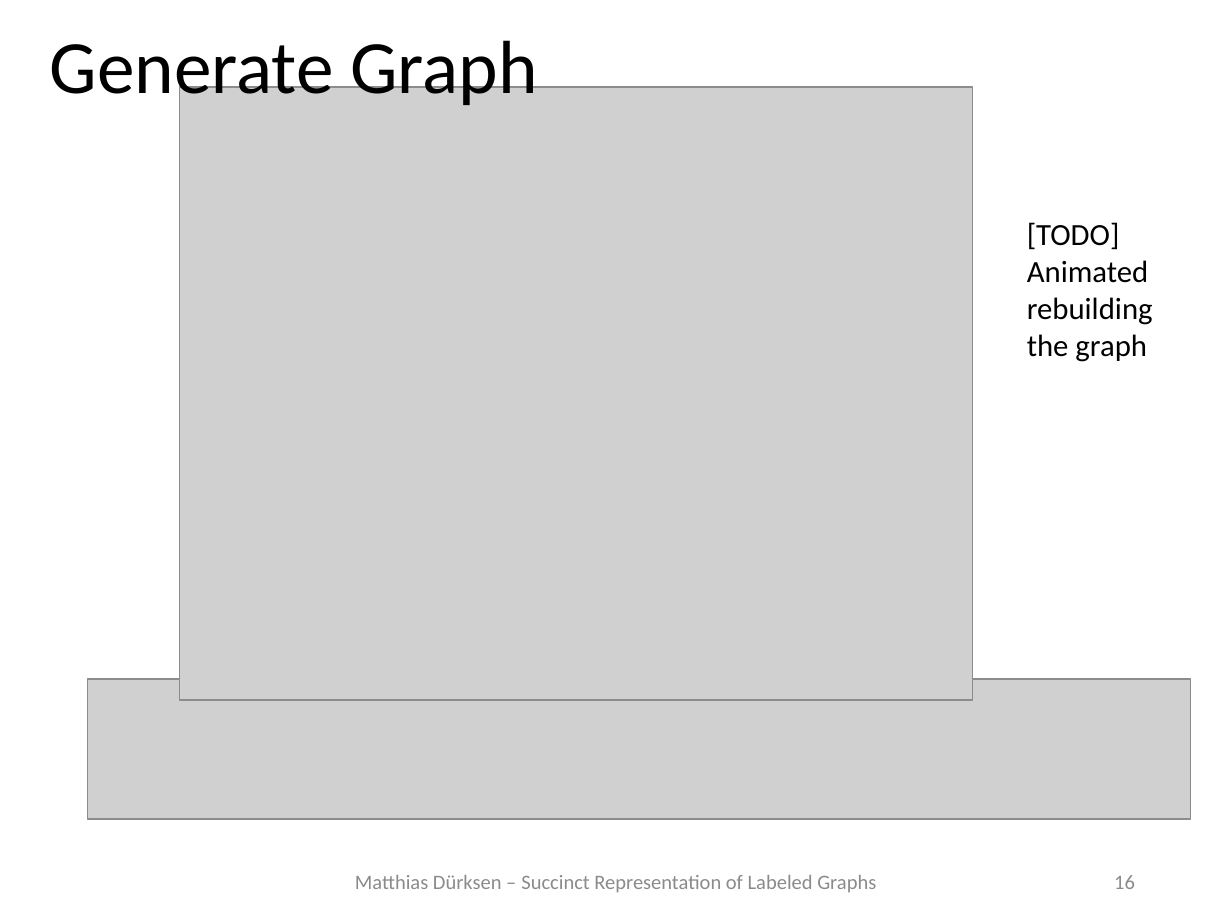
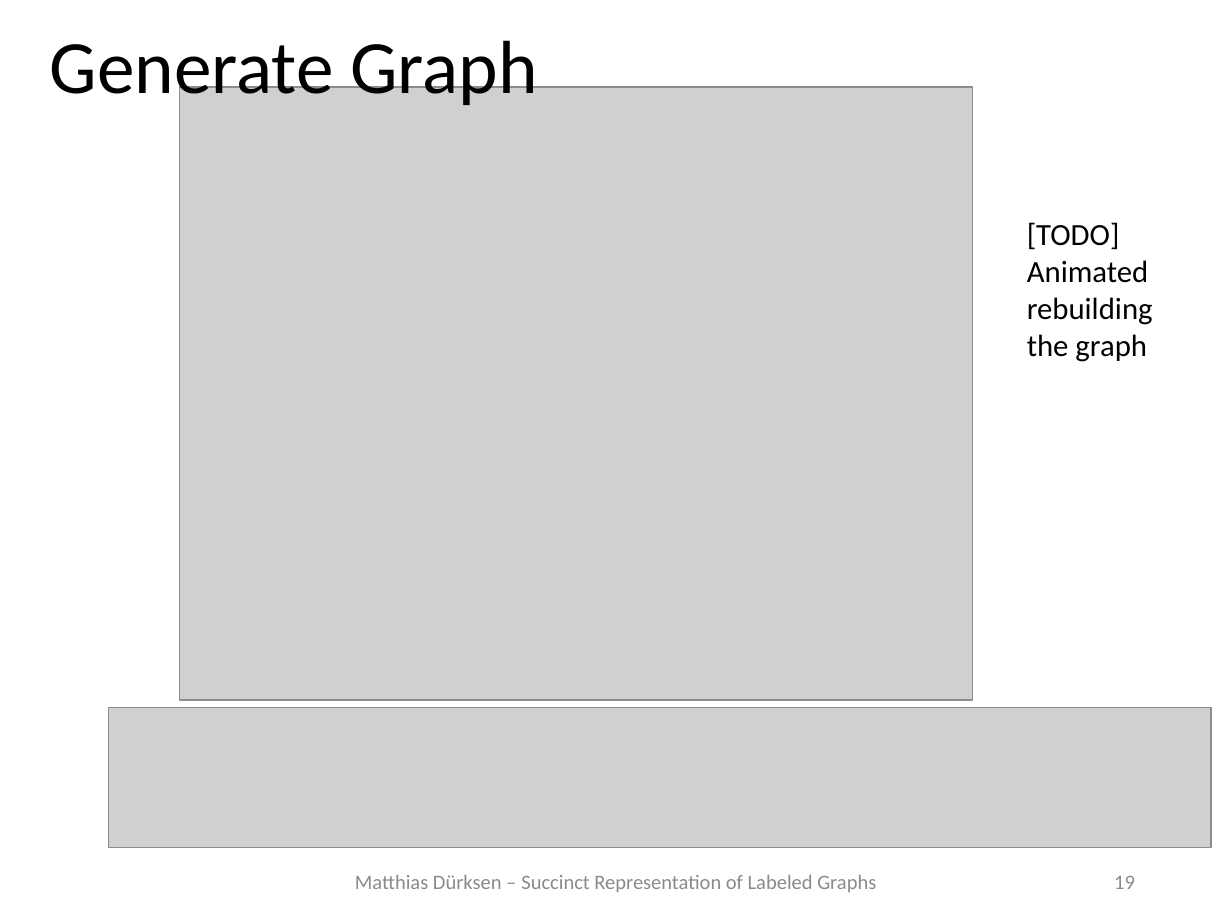
Before and after one commit to MatthiasDuerksen/Seminar_AlgCompressedGraphs, a slide deck: slide 19 of Talk/secondVersion/Talk_Duerksen_v2.pptx (slide 16 before the commit). Drawn at 1232x924 pixels with LibreOffice and Linux fonts; fonts in the diff are those of the drawing; grey boxes stand for pictures. Boxes give left, top, right and bottom in pixels: in the first picture for what was removed or moved away, otherwise in the second. Text is boxed around its words. In the diff, an @@ line names an element or a change of style, - is before the commit and + after.

```diff
--- a/Talk/secondVersion/Talk_Duerksen_v2.pptx
+++ b/Talk/secondVersion/Talk_Duerksen_v2.pptx
@@ picture: place and size @@
-picture at bbox=[87, 679, 1190, 819]
+picture at bbox=[108, 708, 1211, 849]
@@ page number at bbox=[1114, 876, 1135, 889]: text changed @@
-16
+19
```
Also in this commit, not shown: 13 other slides changed, 3 slides added, 34 other files.
